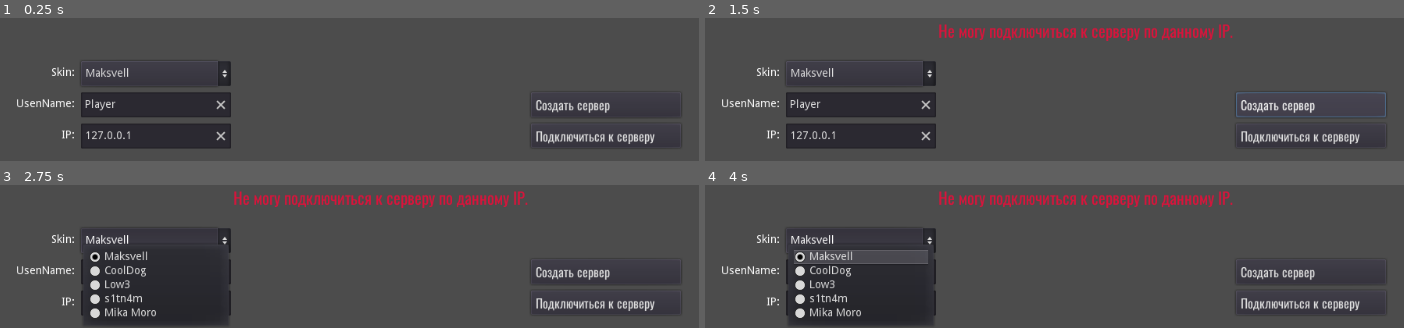
Above: before the commit, frames 1-4 (two rows, left to right).
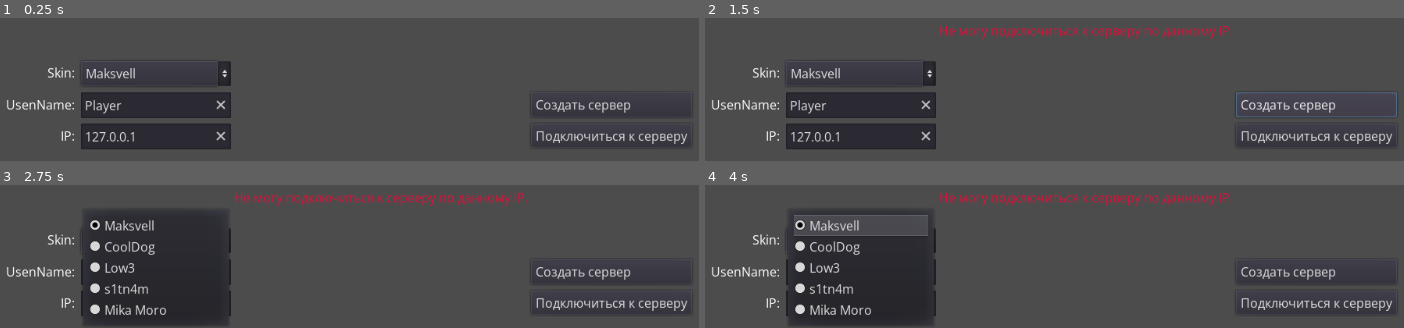
Above: after the commit, the same moments.

Repository: affirVega/IslandFighter
Game: Godot game, scene res://Scenes/Menu.tscn
The game is run twice, just before and just after one commit, with the same random seed, the same clock (stepped at 60 frames per second) and the same inputs.
Inputs (mouse positions are in pixels of both pictures, inside the frame that each line leads up to):
- Up to frame 1 (0.25 s): no input
- Up to frame 2 (1.5 s): click "Подключиться к серверу" at 0.5 s; click "Создать сервер" at 1.25 s
- Up to frame 3 (2.75 s): click "Maksvell" at 2 s
- Up to frame 4 (4 s): tap Enter at 2.75 s; move the mouse to (outside the picture) at 2.77 s; hold D (player_right) 2.78-3.53 s; click (outside the picture) at 2.85 s; tap Space (player_jump) at 3.02, 3.5, 3.77 s; move the mouse to (outside the picture) at 3.52 s; hold S (player_backward) from 3.53 s (still down); click (outside the picture) at 3.6 s

The runs differ from the first frame. In frame 1, 3.1% of the frame differs, in the area x 1-99%, y 34-91%; in frame 2, 5.1%; in frame 3, 8.4%; in frame 4, 8.8%, in the area x 1-99%, y 4-94%.

Commit message:
Заменил старый шрифт на новый, изменил якоря для элементов меню.

Diff:
--- /dev/null
+++ b/Fonts/default_font.tres
@@ -0,0 +1,7 @@
+[gd_resource type="DynamicFont" load_steps=2 format=2]
+
+[sub_resource type="DynamicFontData" id=1]
+font_path = "res://Fonts/OpenSans-VariableFont_wdth,wght.ttf"
+
+[resource]
+font_data = SubResource( 1 )
--- a/Scenes/Menu.tscn
+++ b/Scenes/Menu.tscn
@@ -1,106 +1,110 @@
-[gd_scene load_steps=7 format=2]
+[gd_scene load_steps=2 format=2]
 
-[ext_resource path="res://Fonts/Oswald-VariableFont_wght.ttf" type="DynamicFontData" id=1]
-[ext_resource path="res://Scripts/Menu.gd" type="Script" id=2]
-
-[sub_resource type="DynamicFont" id=1]
-font_data = ExtResource( 1 )
-
-[sub_resource type="DynamicFont" id=2]
-size = 21
-font_data = ExtResource( 1 )
-
-[sub_resource type="DynamicFont" id=3]
-
-[sub_resource type="DynamicFont" id=4]
+[ext_resource path="res://Scripts/Menu.gd" type="Script" id=1]
 
 [node name="Menu" type="Control"]
 anchor_right = 1.0
 anchor_bottom = 1.0
-margin_right = -1024.0
-margin_bottom = -600.0
-script = ExtResource( 2 )
+script = ExtResource( 1 )
 select_skin_path = NodePath("select_skin")
 
 [node name="IPAddress" type="LineEdit" parent="."]
+anchor_top = 1.0
+anchor_bottom = 1.0
 margin_left = 128.0
-margin_top = 552.0
+margin_top = -48.0
 margin_right = 320.0
-margin_bottom = 584.0
+margin_bottom = -16.0
 text = "127.0.0.1"
 clear_button_enabled = true
 caret_blink = true
 caret_blink_speed = 0.5
 
 [node name="UserName" type="LineEdit" parent="."]
+anchor_top = 1.0
+anchor_bottom = 1.0
 margin_left = 128.0
-margin_top = 512.0
+margin_top = -88.0
 margin_right = 320.0
-margin_bottom = 544.0
+margin_bottom = -56.0
 text = "Player"
 clear_button_enabled = true
 caret_blink = true
 caret_blink_speed = 0.5
 
 [node name="ButtonConnect" type="Button" parent="."]
-margin_left = 704.0
-margin_top = 552.0
-margin_right = 896.0
-margin_bottom = 583.0
-custom_fonts/font = SubResource( 1 )
+anchor_left = 1.0
+anchor_top = 1.0
+anchor_right = 1.0
+anchor_bottom = 1.0
+margin_left = -320.0
+margin_top = -48.0
+margin_right = -128.0
+margin_bottom = -17.0
 text = "Подключиться к серверу"
 align = 0
 
 [node name="ButtonHost" type="Button" parent="."]
-margin_left = 704.0
-margin_top = 512.0
-margin_right = 896.0
-margin_bottom = 544.0
-custom_fonts/font = SubResource( 1 )
+anchor_left = 1.0
+anchor_top = 1.0
+anchor_right = 1.0
+anchor_bottom = 1.0
+margin_left = -320.0
+margin_top = -88.0
+margin_right = -114.0
+margin_bottom = -56.0
 text = "Создать сервер"
 align = 0
 
 [node name="LabelStatus" type="Label" parent="."]
-margin_left = 184.0
-margin_top = 416.0
-margin_right = 840.0
-margin_bottom = 449.0
-custom_fonts/font = SubResource( 2 )
+anchor_left = 0.5
+anchor_top = 1.0
+anchor_right = 0.5
+anchor_bottom = 1.0
+margin_left = -328.0
+margin_top = -184.0
+margin_right = 328.0
+margin_bottom = -151.0
 align = 1
 valign = 1
 
 [node name="RichTextLabel" type="RichTextLabel" parent="."]
-margin_top = 520.0
+anchor_top = 1.0
+anchor_bottom = 1.0
+margin_top = -84.0
 margin_right = 120.0
-margin_bottom = 536.0
-custom_fonts/mono_font = SubResource( 3 )
+margin_bottom = -60.0
 bbcode_enabled = true
 bbcode_text = "[right]UsenName:[/right]"
 text = "UsenName:"
 
 [node name="RichTextLabel2" type="RichTextLabel" parent="."]
-margin_top = 560.0
+anchor_top = 1.0
+anchor_bottom = 1.0
+margin_top = -44.0
 margin_right = 120.0
-margin_bottom = 576.0
-custom_fonts/mono_font = SubResource( 4 )
+margin_bottom = -20.0
 bbcode_enabled = true
 bbcode_text = "[right]IP:[/right]"
 text = "IP:"
 
 [node name="RichTextLabel3" type="RichTextLabel" parent="."]
-margin_top = 480.0
+anchor_top = 1.0
+anchor_bottom = 1.0
+margin_top = -125.0
 margin_right = 120.0
-margin_bottom = 496.0
-custom_fonts/mono_font = SubResource( 3 )
+margin_bottom = -99.0
 bbcode_enabled = true
 bbcode_text = "[right]Skin:[/right]"
 text = "Skin:"
 
 [node name="select_skin" type="OptionButton" parent="."]
+anchor_top = 1.0
+anchor_bottom = 1.0
 margin_left = 128.0
-margin_top = 472.0
+margin_top = -128.0
 margin_right = 320.0
-margin_bottom = 504.0
+margin_bottom = -96.0
 
 [connection signal="pressed" from="ButtonConnect" to="." method="_on_ButtonConnect_pressed"]
 [connection signal="pressed" from="ButtonHost" to="." method="_on_ButtonHost_pressed"]
--- a/project.godot
+++ b/project.godot
@@ -31,6 +31,7 @@
 [gui]
 
 common/drop_mouse_on_gui_input_disabled=true
+theme/custom_font="res://Fonts/default_font.tres"
 
 [input]
 
Binary file added: Fonts/OpenSans-VariableFont_wdth,wght.ttf
Binary file removed: Fonts/Oswald-VariableFont_wght.ttf
